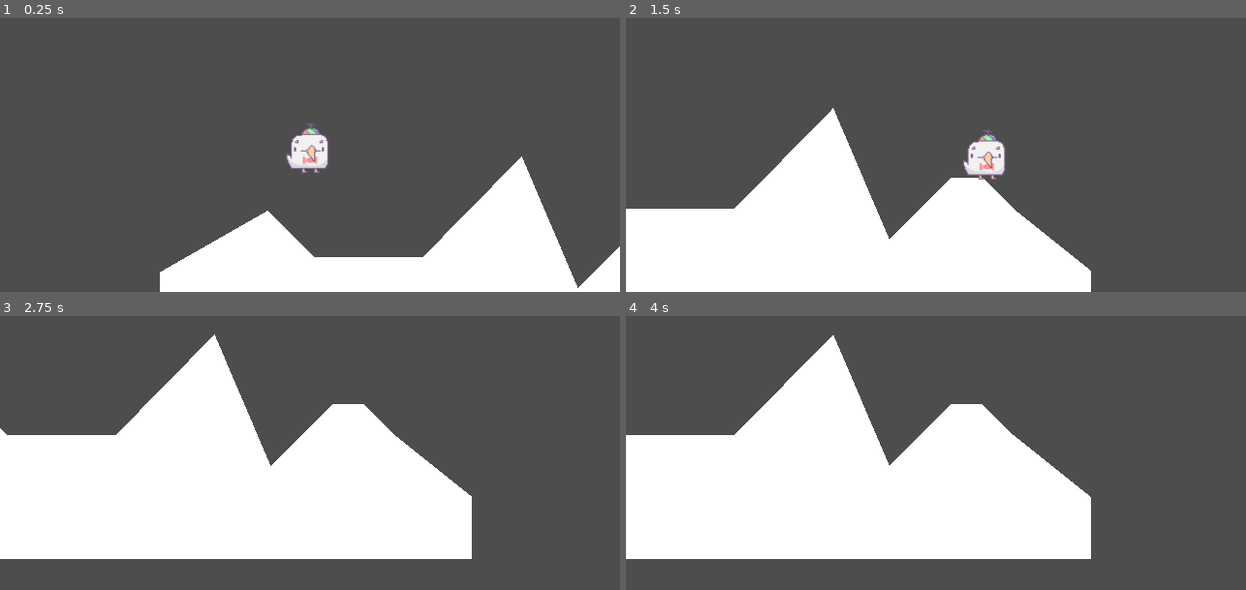
Above: before the commit, frames 1-4 (two rows, left to right).
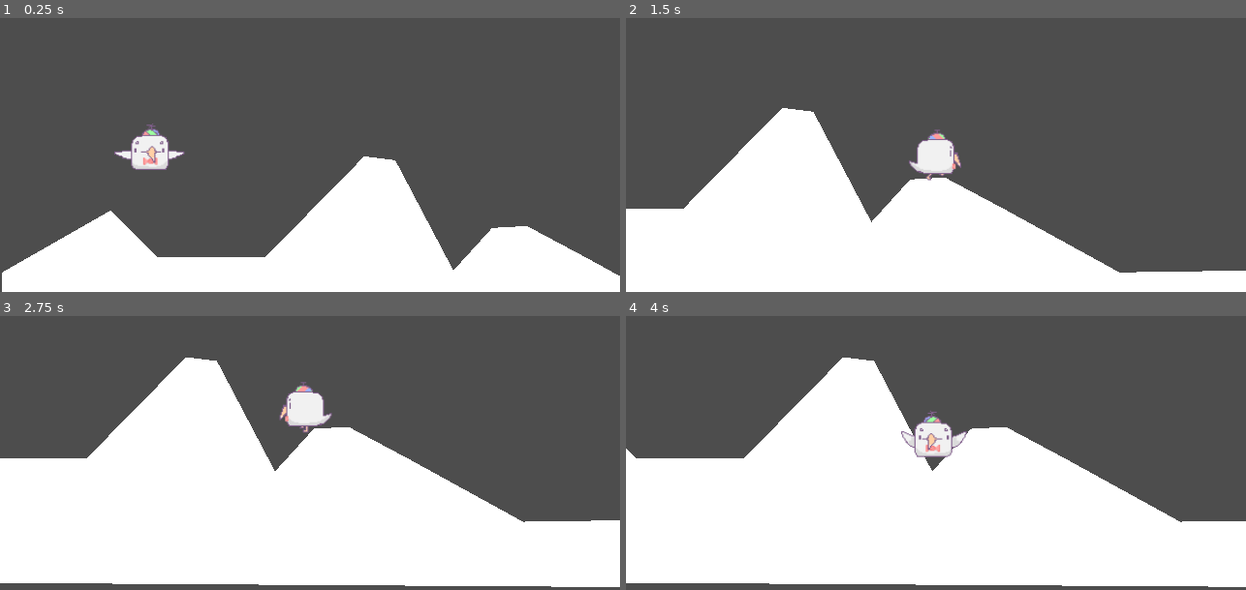
Above: after the commit, the same moments.

Repository: battletoaster34/2D-Platformer-Practice
Game: Godot game, scene res://main.tscn
Same seed, same stepped clock (60 frames per second), same inputs: the game is played once before the commit and once after it.
Inputs:
- Up to frame 1 (0.25 s): no input
- Up to frame 2 (1.5 s): tap Enter (ui_accept) at 0.5, 0.77 s; hold D (right) from 0.53 s (still down)
- Up to frame 3 (2.75 s): tap Enter (ui_accept) at 1.52 s; release D (right) at 2.03 s; hold A (left) from 2.03 s (still down)
- Up to frame 4 (4 s): release A (left) at 2.78 s; hold D (right) from 2.78 s (still down); tap Enter (ui_accept) at 3.02, 3.77 s

The runs differ from the first frame. In frame 1, 17% of the frame differs, in the area x 0-100%, y 38-100%; in frame 2, 9.4%; in frame 3, 18%; in frame 4, 21%, in the area x 0-100%, y 7-99%.

Commit message:
Player animations

Diff:
--- a/main.tscn
+++ b/main.tscn
@@ -13,7 +13,7 @@
 [node name="StaticBody2D" type="StaticBody2D" parent="TestLevel"]
 
 [node name="CollisionPolygon2D" type="CollisionPolygon2D" parent="TestLevel/StaticBody2D"]
-polygon = PackedVector2Array(0, 128, 56, 96, 80, 120, 136, 120, 187, 68, 216, 136, 248, 104, 264, 104, 280, 120, 320, 152, 320, 184, 0, 184)
+polygon = PackedVector2Array(0, 128, 56, 96, 80, 120, 136, 120, 187, 68, 203, 70, 233, 127, 253, 105, 271, 104, 301, 120, 361, 153, 498, 151, 499, 130, 539, 130, 539, 151, 751, 161, 755, 189, 0, 184)
 
 [node name="Polygon2D" type="Polygon2D" parent="TestLevel/StaticBody2D/CollisionPolygon2D"]
 
--- a/player.gd
+++ b/player.gd
@@ -13,6 +13,8 @@
 
 	if not is_on_floor():
 		velocity.y += gravity * delta
+		$AnimatedSprite2D.animation = "Jump"
+		$AnimatedSprite2D.play()
 
 	# Handle Jump.
 	if Input.is_action_just_pressed("ui_accept") and is_on_floor():
@@ -20,6 +22,15 @@
 
 	# Get the input direction and handle the movement/deceleration.
 	# As good practice, you should replace UI actions with custom gameplay actions.
+	if is_on_floor():
+		if velocity.x != 0:
+			$AnimatedSprite2D.animation = "right"
+			$AnimatedSprite2D.flip_v = false
+			$AnimatedSprite2D.flip_h = velocity.x < 0
+			$AnimatedSprite2D.play()
+		else:
+			$AnimatedSprite2D.animation = "idle"
+			$AnimatedSprite2D.play()
 	var direction = Input.get_axis("left", "right")
 	if direction:
 		velocity.x = direction * SPEED
--- a/player.tscn
+++ b/player.tscn
@@ -1,21 +1,51 @@
-[gd_scene load_steps=6 format=3 uid="uid://nx5unntdhghb"]
+[gd_scene load_steps=11 format=3 uid="uid://nx5unntdhghb"]
 
 [ext_resource type="Script" path="res://player.gd" id="1_04qvq"]
+[ext_resource type="Texture2D" uid="uid://17uqab85q7jb" path="res://Seagulljump1.png" id="2_6cwxm"]
 [ext_resource type="Texture2D" uid="uid://3bx7ioklf6ow" path="res://Seagull.png" id="2_ffesb"]
-[ext_resource type="Texture2D" uid="uid://n4m7p0ws8o3l" path="res://SeagullRight.png" id="3_7qx7e"]
+[ext_resource type="Texture2D" uid="uid://gyyg37k0uf4q" path="res://Seagullidle2.png" id="3_shup4"]
+[ext_resource type="Texture2D" uid="uid://bs5v15g3wmapv" path="res://Seagulljump2.png" id="3_vqy1u"]
+[ext_resource type="Texture2D" uid="uid://b8wm012qsdto5" path="res://SeagullRight1.png" id="6_510a0"]
+[ext_resource type="Texture2D" uid="uid://n4m7p0ws8o3l" path="res://SeagullRight2.png" id="6_w3hbi"]
+[ext_resource type="Texture2D" uid="uid://yw77st0xre7w" path="res://SeagullRight3.png" id="8_lcwnj"]
 
 [sub_resource type="SpriteFrames" id="SpriteFrames_bk8ae"]
 animations = [{
 "frames": [{
 "duration": 1.0,
+"texture": ExtResource("2_6cwxm")
+}, {
+"duration": 1.0,
+"texture": ExtResource("3_vqy1u")
+}],
+"loop": true,
+"name": &"Jump",
+"speed": 20.0
+}, {
+"frames": [{
+"duration": 1.0,
 "texture": ExtResource("2_ffesb")
 }, {
 "duration": 1.0,
-"texture": ExtResource("3_7qx7e")
+"texture": ExtResource("3_shup4")
 }],
 "loop": true,
-"name": &"default",
+"name": &"idle",
 "speed": 5.0
+}, {
+"frames": [{
+"duration": 1.0,
+"texture": ExtResource("6_510a0")
+}, {
+"duration": 1.0,
+"texture": ExtResource("6_w3hbi")
+}, {
+"duration": 1.0,
+"texture": ExtResource("8_lcwnj")
+}],
+"loop": true,
+"name": &"right",
+"speed": 24.0
 }]
 
 [sub_resource type="CapsuleShape2D" id="CapsuleShape2D_0y6a7"]
@@ -30,6 +60,7 @@
 position = Vector2(77, 32)
 scale = Vector2(0.843749, 0.78125)
 sprite_frames = SubResource("SpriteFrames_bk8ae")
+animation = &"right"
 
 [node name="CollisionShape2D" type="CollisionShape2D" parent="."]
 position = Vector2(79, 32)
@@ -38,9 +69,9 @@
 [node name="Camera2D" type="Camera2D" parent="."]
 position = Vector2(79, 56)
 scale = Vector2(21.6306, 16.4426)
-limit_left = -200
+limit_left = -1
 limit_top = -500
-limit_right = 400
+limit_right = 1000
 limit_bottom = 200
 drag_vertical_enabled = true
 drag_bottom_margin = 0.4
Binary file added: SeagullRight1.png
Not shown, added: SeagullRight1.png.import
Renamed: SeagullRight.png -> SeagullRight2.png
Not shown, added: SeagullRight2.png.import
Binary file added: SeagullRight3.png
Not shown, added: SeagullRight3.png.import
Binary file added: Seagullidle2.png
Not shown, added: Seagullidle2.png.import
Binary file added: Seagulljump1.png
Not shown, changed: Seagulljump1.png.import
Binary file added: Seagulljump2.png
Not shown, added: Seagulljump2.png.import
